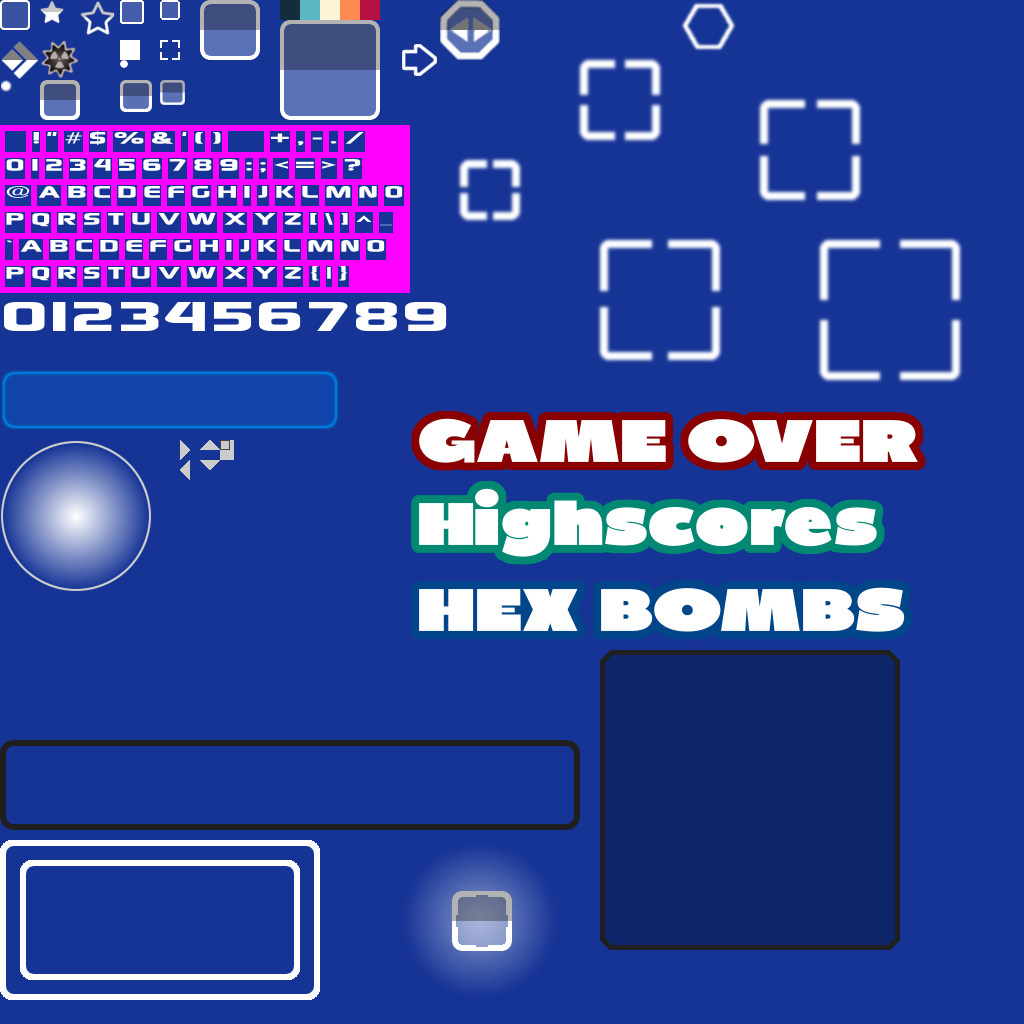
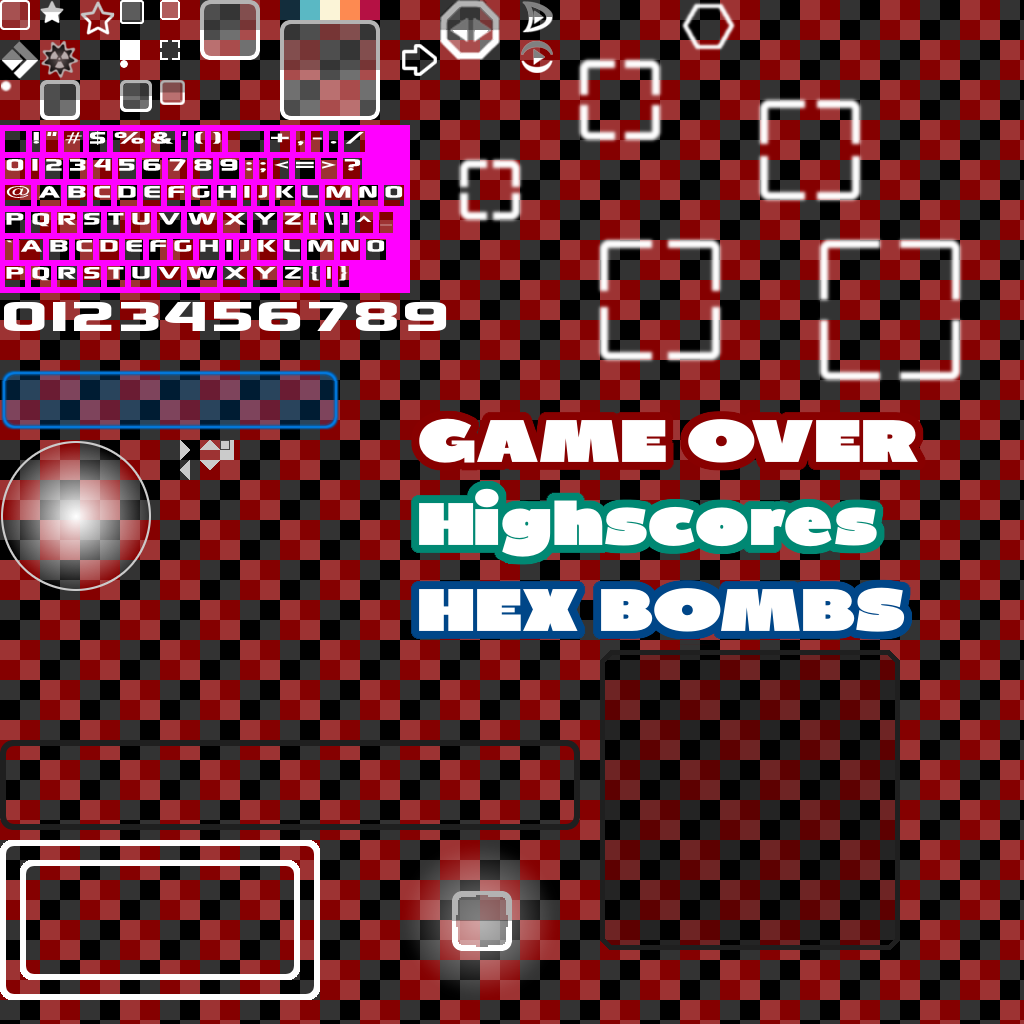
Layered file, before and after one edit (1024 x 1024). Changes by layer:
painted on "Ebene #13" over bbox(521, 1, 553, 73)
hid "Ebene #20" over bbox(0, 0, 1024, 1024)
showed "Ebene #17" over bbox(0, 0, 1024, 1024)
hid "Hintergrund" over bbox(0, 1, 1024, 1024)
